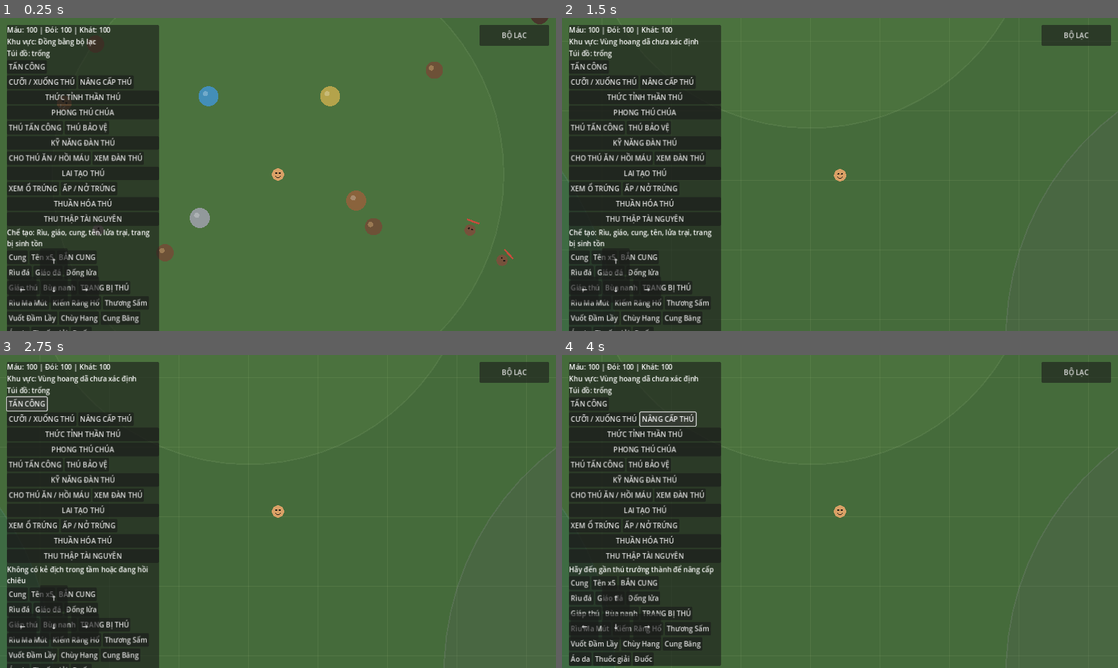
Above: before the commit, frames 1-4 (two rows, left to right).
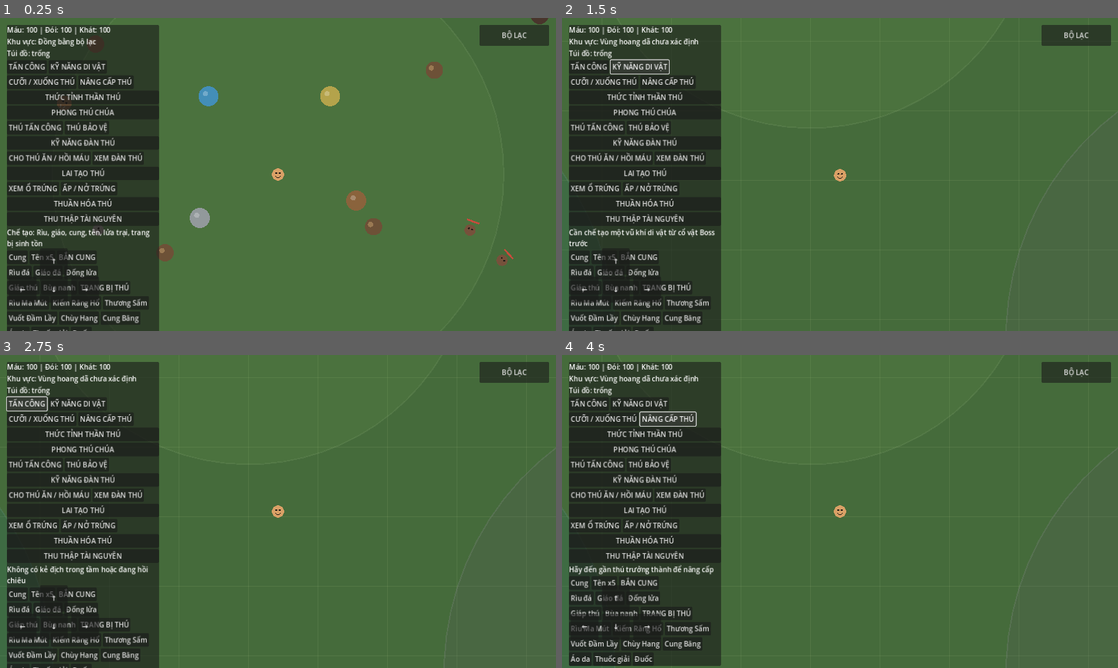
Above: after the commit, the same moments.

Repository: khanhhkt8-hub/Bo-Lac-Tien-Su.
Game: Godot game, scene res://Scenes/Main.tscn
The game is run twice, just before and just after one commit, with the same random seed, the same clock (stepped at 60 frames per second) and the same inputs.
Inputs (mouse positions are in pixels of both pictures, inside the frame that each line leads up to):
- Up to frame 1 (0.25 s): no input
- Up to frame 2 (1.5 s): click (639, 111) at 0.5 s, where only the run after the commit has a clickable "KỸ NĂNG DI VẬT"; click (639, 68) at 1.25 s, where only the run after the commit has a clickable "KỸ NĂNG DI VẬT"
- Up to frame 3 (2.75 s): click "TẤN CÔNG" at 2 s
- Up to frame 4 (4 s): click "CƯỠI / XUỐNG THÚ" at 2.75 s; click "NÂNG CẤP THÚ" at 3.5 s

The runs differ from the first frame. In frame 1, 0.1% of the frame differs, in the area x 9-19%, y 14-18%; in frame 2, 0.7%, in the area x 1-28%, y 13-74%; in frame 3, 0.1%; in frame 4, 0.1%.

Commit message:
Add relic weapon skill button to Android HUD

Diff:
--- a/Scripts/UI/SurvivalHUD.gd
+++ b/Scripts/UI/SurvivalHUD.gd
@@ -36,6 +36,10 @@
 	attack_button.text = "TẤN CÔNG"
 	attack_button.pressed.connect(_on_attack_pressed)
 	combat_row.add_child(attack_button)
+	var relic_skill_button := Button.new()
+	relic_skill_button.text = "KỸ NĂNG DI VẬT"
+	relic_skill_button.pressed.connect(_on_relic_skill_pressed)
+	combat_row.add_child(relic_skill_button)
 	var mount_row := HBoxContainer.new()
 	column.add_child(mount_row)
 	var mount_button := Button.new()
@@ -191,6 +195,10 @@
 		if not _player.attack_nearby():
 			_craft_status.text = "Không có kẻ địch trong tầm hoặc đang hồi chiêu"
 
+func _on_relic_skill_pressed() -> void:
+	if _player != null and _player.has_method("use_relic_weapon_skill"):
+		_craft_status.text = _player.use_relic_weapon_skill()
+
 func _on_shoot_pressed() -> void:
 	if _player != null and _player.has_method("shoot_arrow"):
 		if not _player.shoot_arrow():
